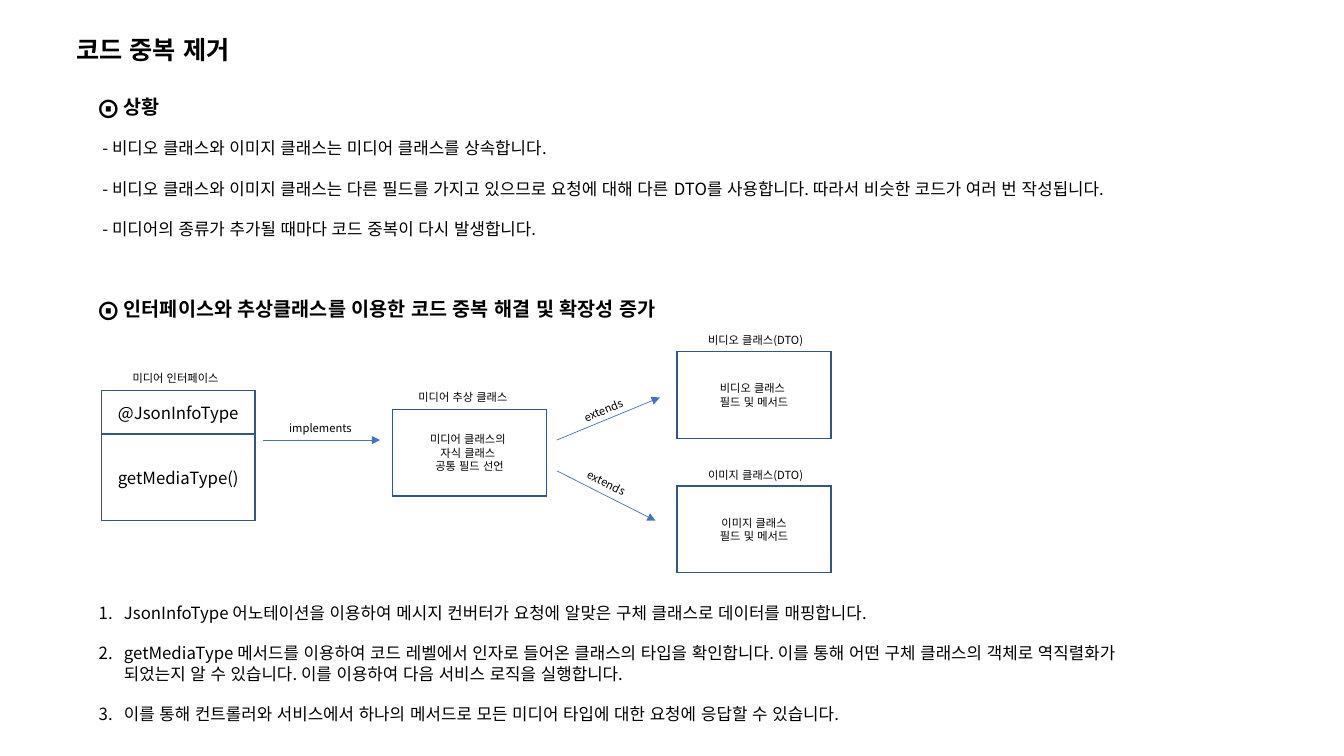
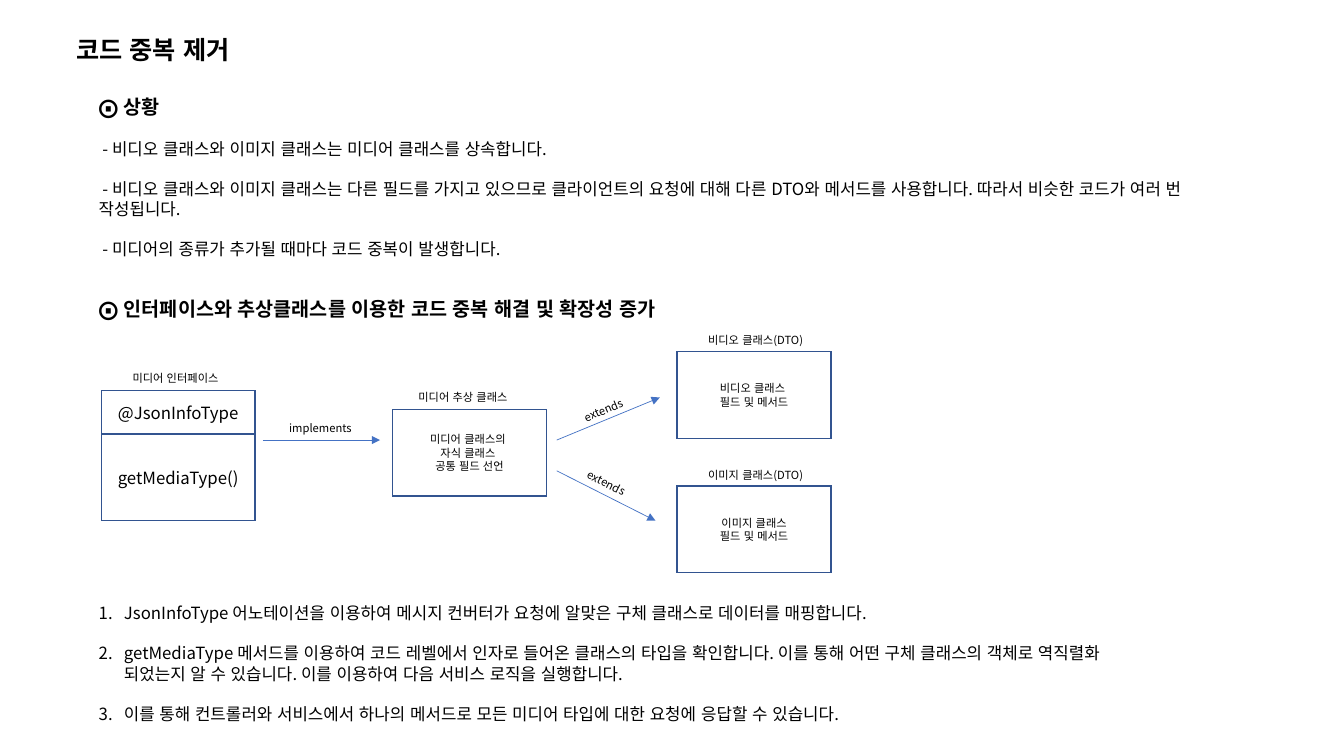
Before and after one commit to ohjinhokor/PortFolio, a slide deck: slide 10 of 오진호 포트폴리오.pptx. Drawn at 1344x756 pixels with LibreOffice and Linux fonts; fonts in the diff are those of the drawing; background and template pictures are left out. Boxes give left, top, right and bottom in pixels: in the first picture for what was removed or moved away, otherwise in the second. Text is boxed around its words. In the diff, an @@ line names an element or a change of style, - is before the commit and + after.

```diff
--- a/오진호 포트폴리오.pptx
+++ b/오진호 포트폴리오.pptx
@@ text at (99, 181, 1181, 257): text changed @@
-- 비디오 클래스와 이미지 클래스는 다른 필드를 가지고 있으므로 요청에 대해 다른 DTO를 사용합니다. 따라서 비슷한 코드가 여러 번 작성됩니다.
-- 미디어의 종류가 추가될 때마다 코드 중복이 다시 발생합니다.
+- 비디오 클래스와 이미지 클래스는 다른 필드를 가지고 있으므로 클라이언트의 요청에 대해 다른 DTO와 메서드를 사용합니다. 따라서 비슷한 코드가 여러 번 작성됩니다.
+- 미디어의 종류가 추가될 때마다 코드 중복이 발생합니다.
@@ text at (124, 645, 1100, 682): text changed @@
-2. getMediaType 메서드를 이용하여 코드 레벨에서 인자로 들어온 클래스의 타입을 확인합니다. 이를 통해 어떤 구체 클래스의 객체로 역직렬화가 되었는지 알 수 있습니다. 이를 이용하여 다음 서비스 로직을 실행합니다.
+2. getMediaType 메서드를 이용하여 코드 레벨에서 인자로 들어온 클래스의 타입을 확인합니다. 이를 통해 어떤 구체 클래스의 객체로 역직렬화 되었는지 알 수 있습니다. 이를 이용하여 다음 서비스 로직을 실행합니다.
```
Also in this commit, not shown: 5 other slides changed, 2 other files.
